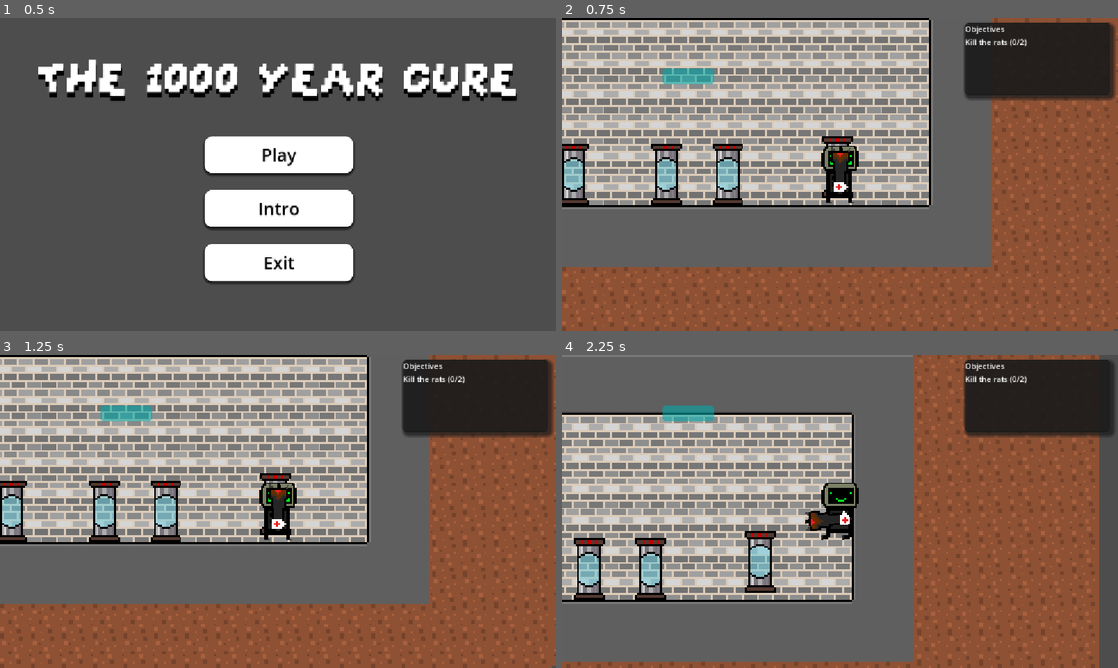
Above: before the commit, frames 1-4 (two rows, left to right).
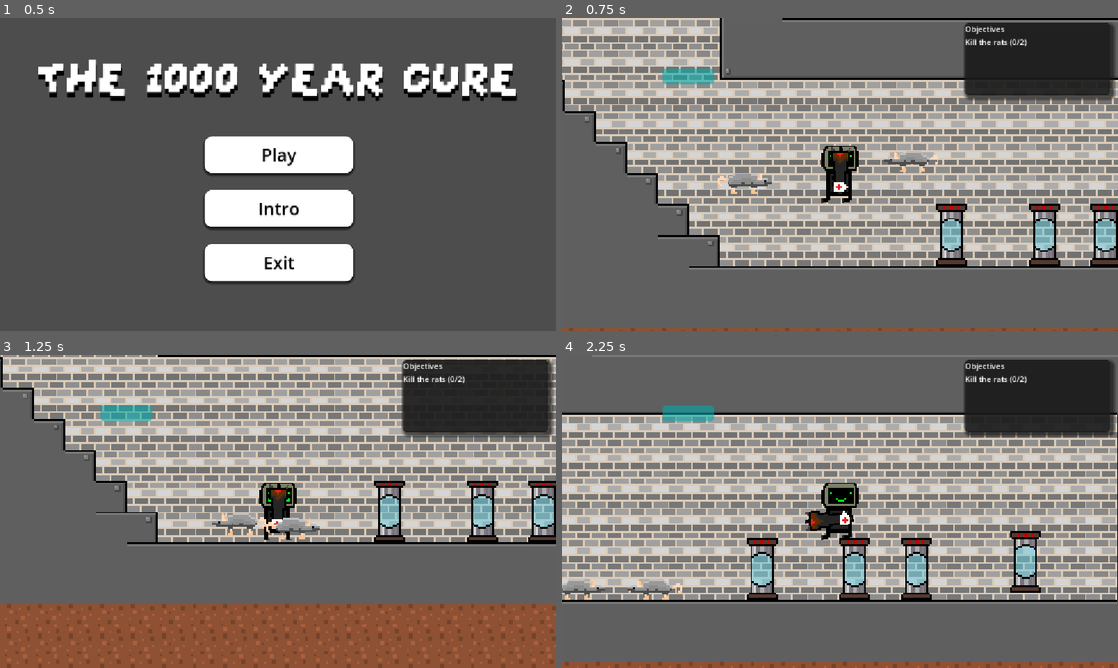
Above: after the commit, the same moments.

Repository: Milo-Griffiths/GameJam-Time
Game: Godot game, scene res://scenes/main.tscn
The game is run twice, just before and just after one commit, with the same random seed, the same clock (stepped at 60 frames per second) and the same inputs.
Inputs (mouse positions are in pixels of both pictures, inside the frame that each line leads up to):
- Up to frame 1 (0.5 s): no input
- Up to frame 2 (0.75 s): click "Play" at 0.5 s
- Up to frame 3 (1.25 s): no input
- Up to frame 4 (2.25 s): move the mouse to (834, 502) at 1.27 s; hold Q (Interact) 1.28-2.03 s; hold Right (right) from 1.28 s (still down); tap Up (up) at 1.52 s; move the mouse to (728, 527) at 2.02 s; click (728, 527) at 2.1 s

Frame 1 is identical in both runs. In frame 2, 69% of the frame differs, in the area x 0-100%, y 0-100%; in frame 3, 40%; in frame 4, 47%.

Commit message:
fixed bulle - rellies on only one node being loaded before scene

Diff:
--- a/scenes/levels/Level1.tscn
+++ b/scenes/levels/Level1.tscn
@@ -25,7 +25,7 @@
 scale = Vector2(4, 4)
 
 [node name="player" parent="." unique_id=1097559639 instance=ExtResource("2_j08sa")]
-position = Vector2(1032, 118)
+position = Vector2(249, -15)
 scale = Vector2(4, 4)
 
 [node name="Rat" parent="." unique_id=1896690996 instance=ExtResource("3_x4si1")]
--- a/scenes/player.tscn
+++ b/scenes/player.tscn
@@ -168,5 +168,5 @@
 sprite_frames = SubResource("SpriteFrames_ohs4u")
 frame_progress = 0.71388364
 
-[node name="Node2D" type="Node2D" parent="gun" unique_id=1983733177]
-position = Vector2(13, -0.5)
+[node name="Node2D" type="Node2D" parent="gun" unique_id=1469280456]
+position = Vector2(14.43017, -0.57774687)
--- a/scripts/node_2d.gd
+++ b/scripts/node_2d.gd
@@ -1,5 +1,5 @@
 extends Node2D
-@onready var main = get_tree().get_root().get_child(0)
+@onready var main = get_tree().get_root().get_child(1)
 @onready var projectile = load("res://scenes/bullet.tscn")
 
 # Called when the node enters the scene tree for the first time.
